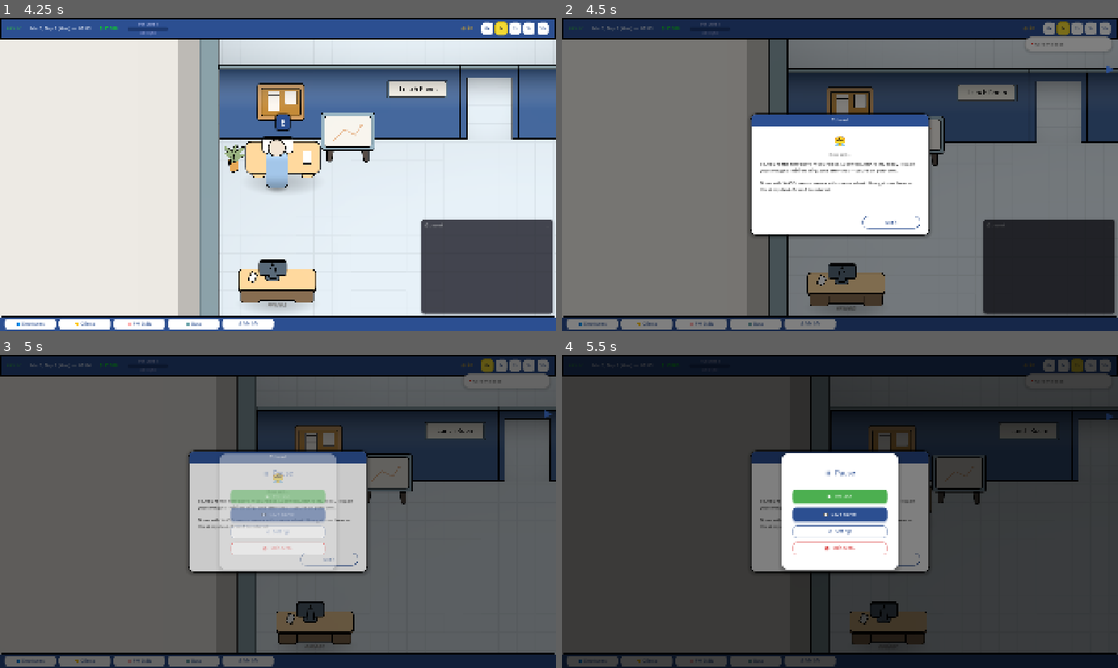
Above: before the commit, frames 1-4 (two rows, left to right).
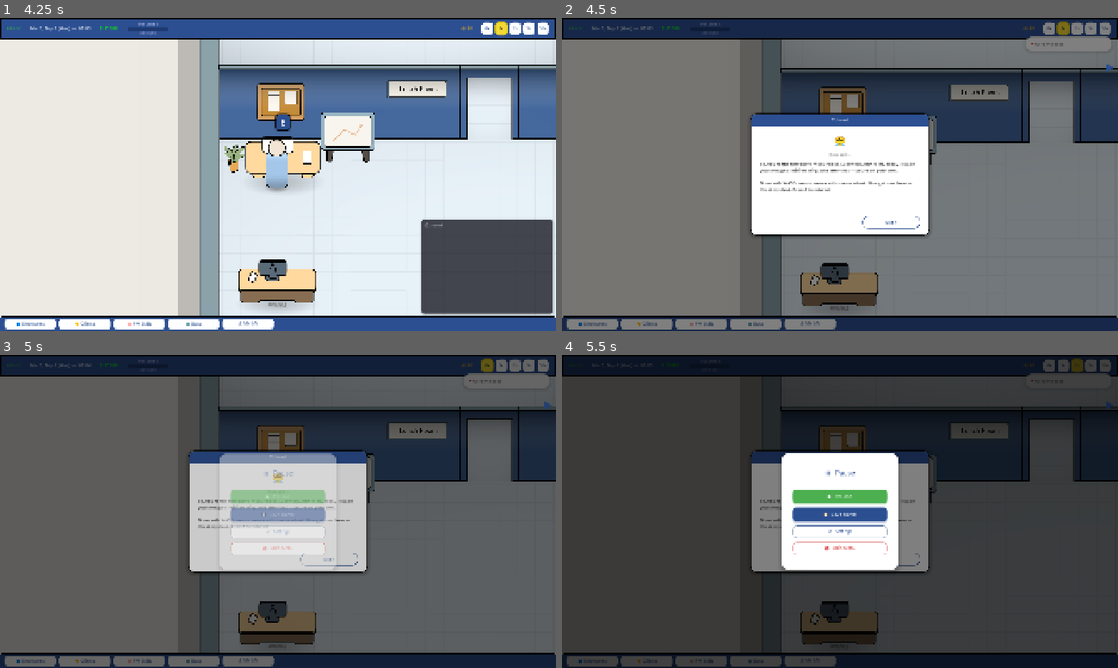
Above: after the commit, the same moments.

Repository: Esca69/project-manager-sim
Game: Godot game, scene res://Scenes/main_menu.tscn
Same seed, same stepped clock (60 frames per second), same inputs: the game is played once before the commit and once after it. Sound files missing from this copy of the repository are replaced by a short silence.
Inputs (mouse positions are in pixels of both pictures, inside the frame that each line leads up to):
- Up to frame 1 (4.25 s): click "🆕 New Game" at 0.5 s; tap Enter at 1.25, 2.75 s; move the mouse to (400, 158) at 1.27 s; hold Right (ui_right) 1.28-2.03 s; tap E (interact) at 1.35 s; click (400, 158) at 1.42 s; tap Space at 2, 3.5 s; move the mouse to (166, 190) at 2.02 s; hold Down (ui_down) 2.03-2.78 s; tap Q (motivate) at 2.1 s; move the mouse to (333, 105) at 2.77 s; hold Right (ui_right) 2.78-3.53 s; tap R (no_toilet) at 2.85 s; move the mouse to (250, 237) at 3.52 s; hold Up (ui_up) from 3.53 s (still down); tap 4 (speed_10x) at 3.6 s; click (250, 237) at 3.67 s
- Up to frame 2 (4.5 s): move the mouse to (1006, 221) at 4.27 s; release Up (ui_up) at 4.28 s; hold Left (ui_left) from 4.28 s (still down); hold 1 (speed_1x) from 4.28 s (still down)
- Up to frame 3 (5 s): keep holding Left (ui_left); keep holding 1 (speed_1x); tap Escape (ui_cancel) at 4.9 s
- Up to frame 4 (5.5 s): keep holding Left (ui_left); move the mouse to (673, 464) at 5.02 s; release 1 (speed_1x) at 5.03 s; tap 2 (speed_2x) at 5.1 s

Frame 1 is identical in both runs. In frame 2, 11% of the frame differs, in the area x 35-100%, y 6-96%; in frame 3, 10%; in frame 4, 8.2%.

Commit message:
Fix tutorial: block close button in project selection, fix card_visible check in hud
Co-authored-by: Esca69 <259692183+Esca69@users.noreply.github.com>
Agent-Logs-Url: https://github.com/Esca69/project-manager-sim/sessions/7d8b70ce-446a-4f65-82c5-c344978d3244

Diff:
--- a/Scripts/hud.gd
+++ b/Scripts/hud.gd
@@ -575,8 +575,8 @@
 	if _pause_menu and _pause_menu.is_open():
 		return true
 
-	# <<< TUTORIAL: Проверка туториала
-	if _tutorial and _tutorial.visible: return true
+	# <<< TUTORIAL: Проверка туториала-оверлея
+	if _tutorial_overlay and _tutorial_overlay._card_visible: return true
 
 	# === EVENT SYSTEM: Проверка ивент-попапа ===
 	if _event_popup and _event_popup.visible: return true
--- a/Scripts/project_selection_ui.gd
+++ b/Scripts/project_selection_ui.gd
@@ -370,6 +370,8 @@
 		_tab_officedev_btn.visible = false
 
 func _on_close_pressed():
+	if TutorialManager.is_active():
+		return  # Can't close project selection during tutorial
 	if UITheme:
 		UITheme.fade_out(self, 0.15)
 	else:
@@ -650,6 +652,9 @@
 # === ОБРАБОТКА ВВОДА (ESC) ===
 func _input(event: InputEvent) -> void:
 	if event.is_action_pressed("ui_cancel") and visible:
+		if TutorialManager.is_active():
+			get_viewport().set_input_as_handled()
+			return
 		_on_close_pressed()
 		get_viewport().set_input_as_handled()
 
